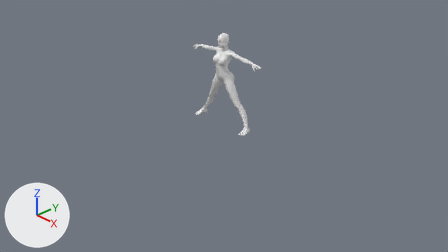
The Blender file f_retopo.blend as it was, and as the next commit left it.
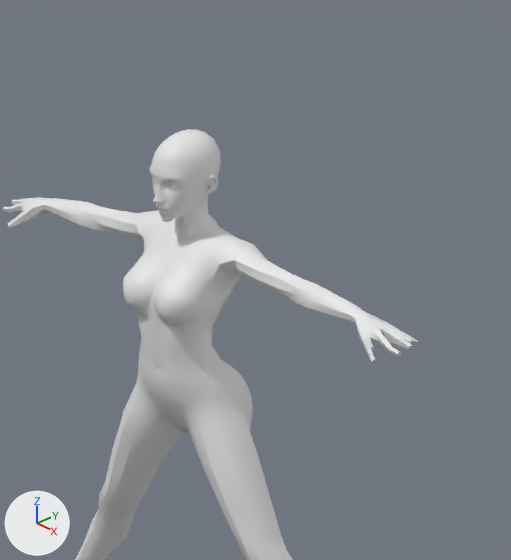
The first picture shows the older version from the file's camera 'Camera'. The close-ups show the older and then the newer version on the part from 43% to 62% of the width and 5% to 41% of the height of that picture. Only the edits that show in the close-ups are written down. Lighting does not change. The marker at lower left points along +X, +Y and +Z. The same objects are shown in both versions, whatever each file hides.

The first close-up shows 'lp_fem_armatr'.
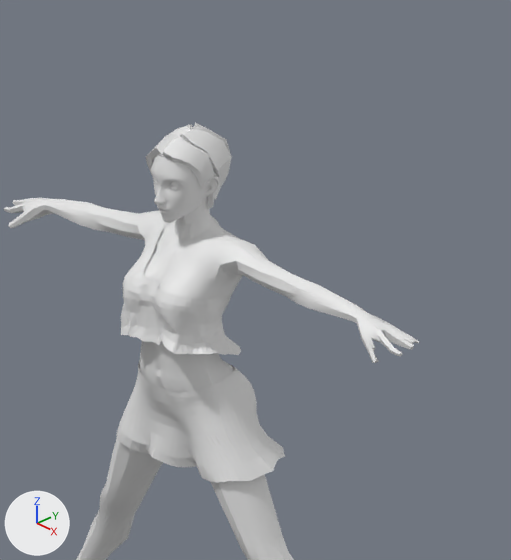
The change, as a list of edits to the scene's bpy script:
```text
Add mat_shirts:
    mat_shirts = principled_material('shirts')
    mat_shirts.base_color = (0.8, 0.8, 0.8)  # white #e7e7e7
Add mat_skirt:
    mat_skirt = principled_material('skirt')
    mat_skirt.base_color = (0.8, 0.8, 0.8)  # white #e7e7e7
Add me_plane_004:
    me_plane_004.from_pydata(...)  # 152 vertices, 150 faces; spans x -0.1..0.095, y -0.122..0.116, z 1.455..1.696
    me_plane_004.polygons.foreach_set('use_smooth', [True] * 150)
    me_plane_004.materials.append(mat_black)  # white #e7e7e7
Add me_plane_002:
    me_plane_002.from_pydata(...)  # 1217 vertices, 1116 faces; spans x -0.144..0.173, y -0.166..0.126, z 1.021..1.402
    me_plane_002.materials.append(mat_shirts)  # white #e7e7e7
Add me_plane:
    me_plane.from_pydata(...)  # 600 vertices, 540 faces; spans x -0.316..0.301, y -0.105..0.257, z 0.676..0.986
    me_plane.materials.append(mat_skirt)  # white #e7e7e7
Change ob_lp_fem_armatr:
    ob_lp_fem_armatr.location: (-0.005, 0.02, -0.001) -> (0.0, 0.02, -0.001)
Add ob_hair_001:
    ob_hair_001 = bpy.data.objects.new('hair.001', me_plane_004)
    ob_hair_001.location = (0.001, 0.02, 0.0)
Add ob_plane:
    ob_plane = bpy.data.objects.new('Plane', me_plane_002)
    ob_plane.location = (0.0, 0.0, 0.0)
Add ob_skirt:
    ob_skirt = bpy.data.objects.new('skirt', me_plane)
    ob_skirt.location = (0.0, 0.0, 0.0)
```

Boxes (x1, y1, x2, y2) around the edits, measured in the close-ups (511 x 560 px):
'lp_fem_armatr', moved
    before: (3, 129, 418, 560)
    after: (4, 156, 419, 560)
'skirt', added
    after: (117, 360, 285, 482)
'Plane', added
    after: (121, 219, 241, 355)
'hair.001', added
    after: (146, 122, 232, 209)
'hair', now drawn (mostly hidden)
    after: (158, 139, 217, 177)
